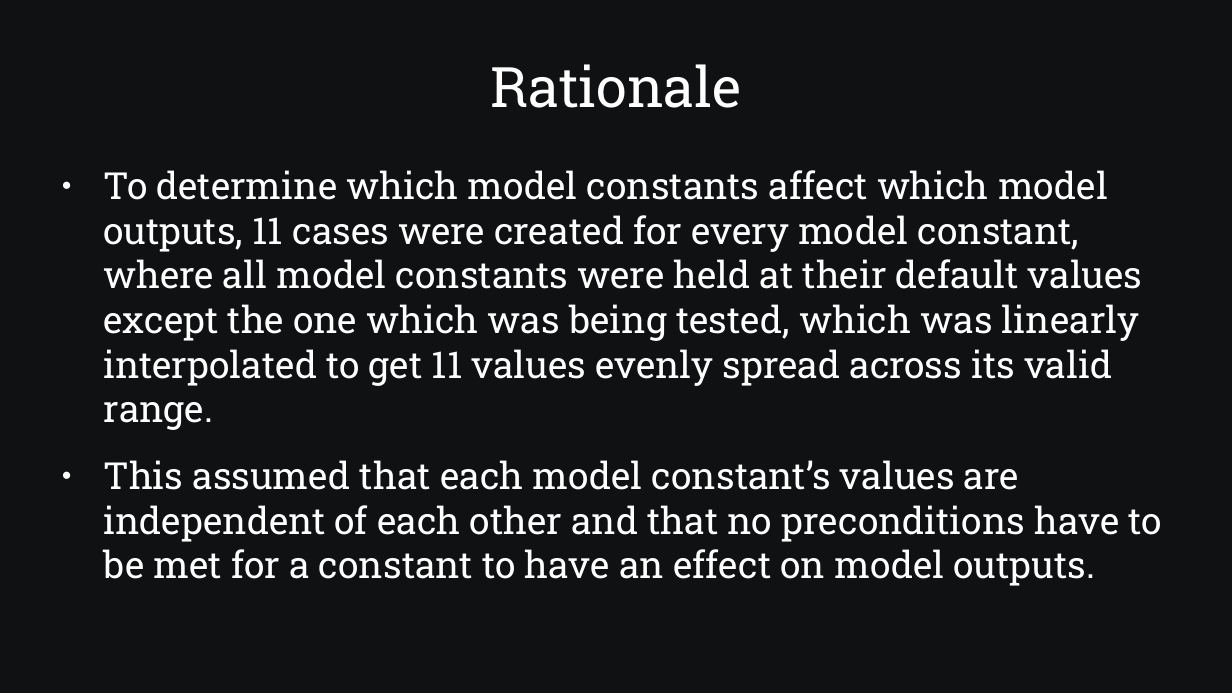
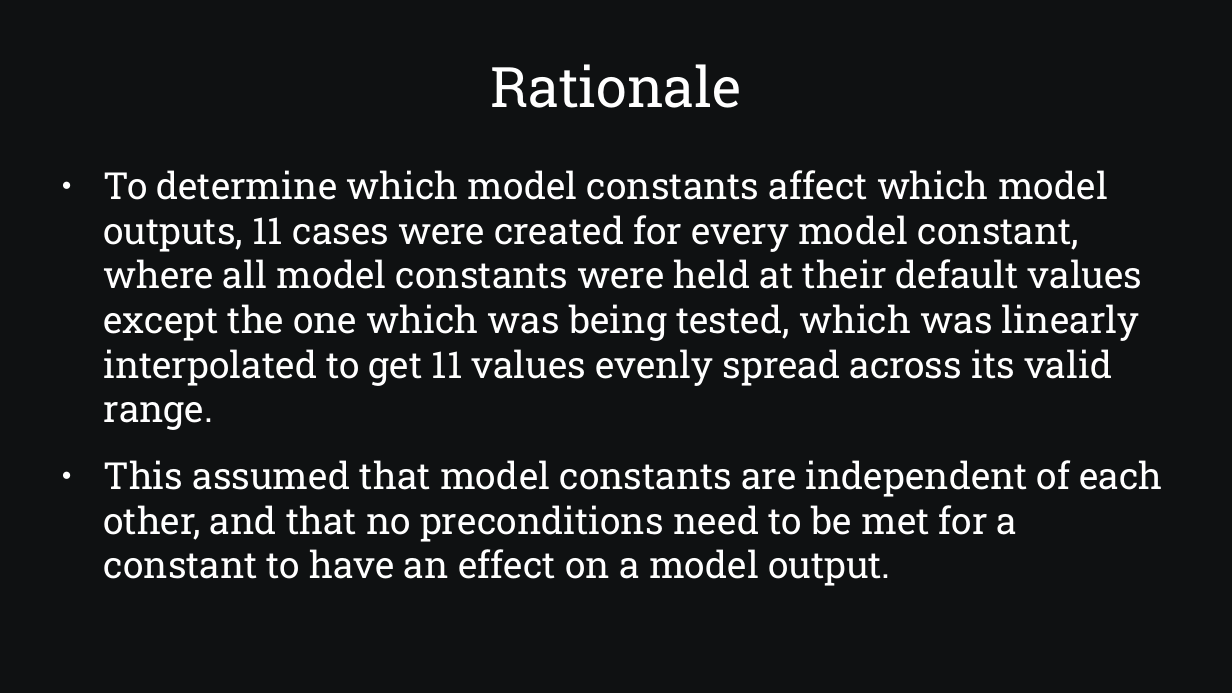
Before and after one commit to SamAllen06/lake_temp_work, a slide deck: slide 7 of documentation/for_collaborators/AnalysisOverview.pptx (slide 5 before the commit). Drawn at 1232x693 pixels with LibreOffice and Linux fonts; fonts in the diff are those of the drawing. Boxes give left, top, right and bottom in pixels: in the first picture for what was removed or moved away, otherwise in the second. Text is boxed around its words. In the diff, an @@ line names an element or a change of style, - is before the commit and + after.

```diff
--- a/documentation/for_collaborators/AnalysisOverview.pptx
+++ b/documentation/for_collaborators/AnalysisOverview.pptx
@@ text at bbox=[104, 460, 1162, 586]: text changed @@
-● This assumed that each model constant’s values are independent of each other and that no preconditions have to be met for a constant to have an effect on model outputs.
+● This assumed that model constants are independent of each other, and that no preconditions need to be met for a constant to have an effect on a model output.
```
Also in this commit, not shown: 27 other slides changed, 4 slides added, 1 slide removed, 1 other file.
